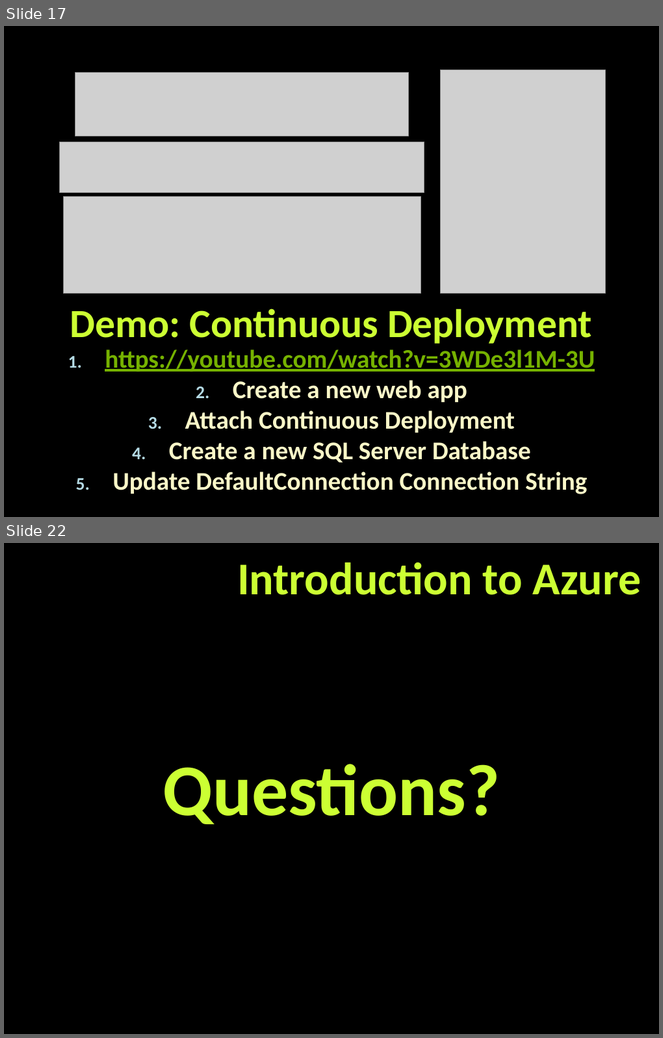
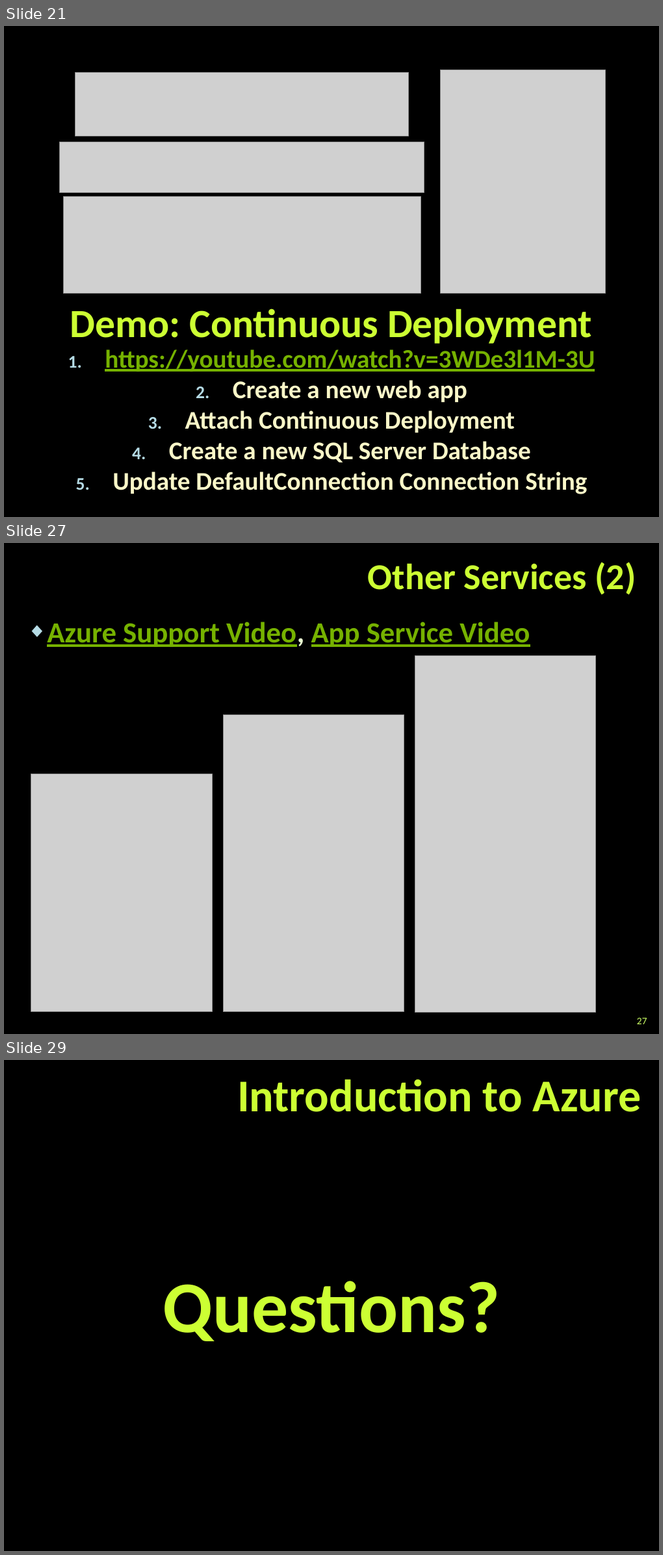
Before and after one commit to TelerikAcademy/Web-Services-and-Cloud, a slide deck: 09. Intro-to-Azure/Intro-to-Azure.pptx. Shown one above the other, each under a label of ours: slides 17 and 22 before the commit, slides 21, 27 and 29 after it; the slides between them are not shown. The pictures are 663x1038 and 663x1555 pixels, drawn with LibreOffice and Linux fonts; fonts in the diff are those of the drawing; grey boxes stand for pictures; background and template pictures are left out. Boxes give left, top, right and bottom in pixels: in the first picture for what was removed or moved away, otherwise in the second. Text is boxed around its words. In the diff, an @@ line names an element or a change of style, - is before the commit and + after.

Commit message:
Finished Intro-to-Azure.pptx

```diff
--- a/09. Intro-to-Azure/Intro-to-Azure.pptx
+++ b/09. Intro-to-Azure/Intro-to-Azure.pptx
@@ slide 27 added at (4,543,659,1034), background picture (left out) @@
@@ title added at (368,562,636,595), 40 pt, text #CCFF33, bold @@
+Other Services (2)
@@ text added at (47,622,530,647), 32 pt, text #76B200, bold, underline @@
+◆ Azure Support Video, App Service Video
@@ picture added at (415,655,596,1013) @@
@@ picture added at (223,715,404,1012) @@
@@ picture added at (31,774,213,1013) @@
@@ page number added at (637,1018,648,1025), 11 pt, text #CCFF66 @@
+27
@@ what was slide 17 is now slide 21 @@
@@ what was slide 22 is now slide 29 @@
```
Also in this commit, not shown: 5 slides changed, 7 other slides added, 1 slide removed.
